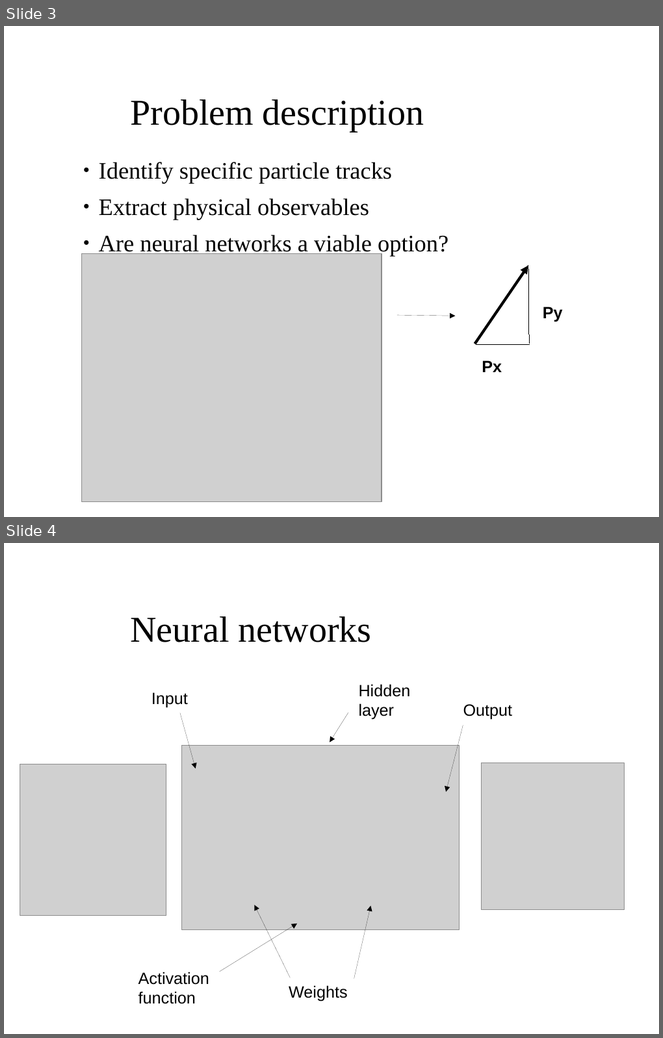
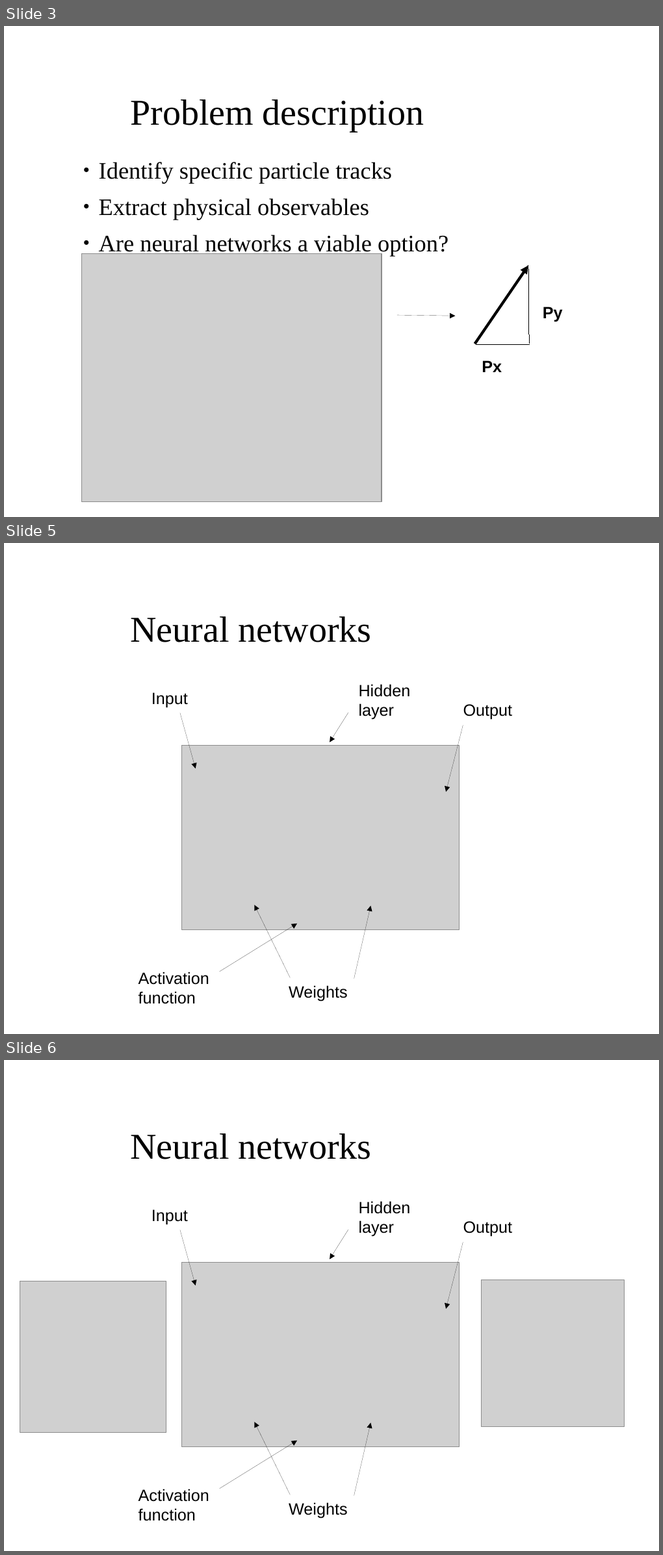
Before and after one commit to aaaaarvi/Projektarbete17, a slide deck: presentation/presentation.odp. Shown one above the other, each under a label of ours: slides 3 and 4 before the commit, slides 3, 5 and 6 after it; the slides between them are not shown. The pictures are 663x1038 and 663x1555 pixels, drawn with LibreOffice and Linux fonts; fonts in the diff are those of the drawing; grey boxes stand for pictures; background and template pictures are left out. Boxes give left, top, right and bottom in pixels: in the first picture for what was removed or moved away, otherwise in the second. Text is boxed around its words. In the diff, an @@ line names an element or a change of style, - is before the commit and + after.

```diff
--- a/presentation/presentation.odp
+++ b/presentation/presentation.odp
@@ slide 5 added at (4, 543, 659, 1034), background picture (left out) @@
@@ title added at (130, 616, 372, 642), 40 pt, text #000000 @@
+Neural networks
@@ text added at (152, 693, 188, 708), 18 pt, text #000000 @@
+Input
@@ text added at (359, 684, 411, 720), 18 pt, text #000000 @@
+Hidden
+layer
@@ arrow added from (180, 713) to (195, 769), #000000 0 pt @@
@@ arrow added from (348, 713) to (330, 742), #000000 0 pt @@
@@ text added at (464, 704, 513, 720), 18 pt, text #000000 @@
+Output
@@ arrow added from (464, 725) to (446, 792), #000000 0 pt @@
@@ picture added at (181, 745, 460, 930) @@
@@ arrow added from (290, 978) to (254, 905), #000000 0 pt @@
@@ arrow added from (354, 979) to (371, 906), #000000 0 pt @@
@@ arrow added from (220, 972) to (297, 924), #000000 0 pt @@
@@ text added at (139, 972, 209, 1005), 18 pt, text #000000 @@
+Activation
+function
@@ text added at (289, 986, 347, 1002), 18 pt, text #000000 @@
+Weights
@@ what was slide 4 is now slide 6 @@
```
Also in this commit, not shown: 1 slide changed, 1 other slide added, 2 other files.
